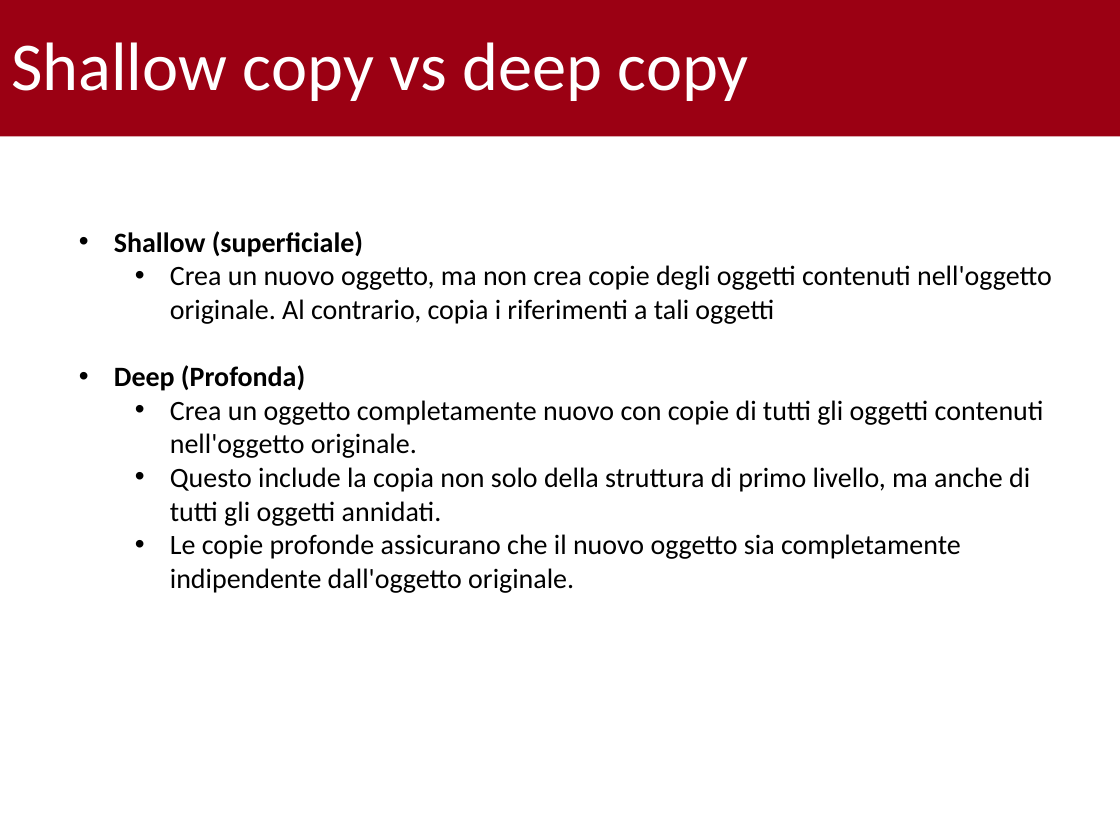
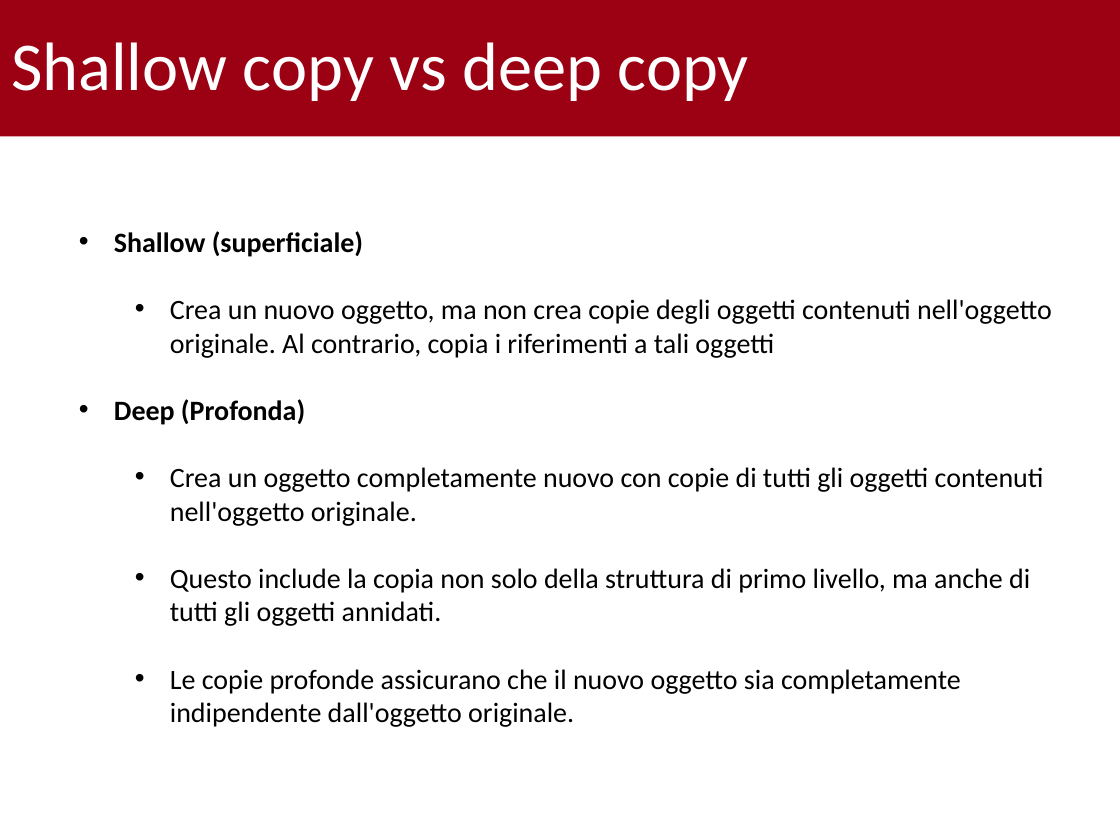
Before and after one commit to gabrielrovesti/Teaching-And-Tutoring, a slide deck: slide 11 of UniPD/Tutor Didattico/P2 - Semestre 1/08-11/Tutorato 2.pptx. Drawn at 1120x840 pixels with LibreOffice and Linux fonts; fonts in the diff are those of the drawing; background and template pictures are left out. Boxes give left, top, right and bottom in pixels: in the first picture for what was removed or moved away, otherwise in the second. Text is boxed around its words. In the diff, an @@ line names an element or a change of style, - is before the commit and + after.

```diff
--- a/UniPD/Tutor Didattico/P2 - Semestre 1/08-11/Tutorato 2.pptx
+++ b/UniPD/Tutor Didattico/P2 - Semestre 1/08-11/Tutorato 2.pptx
@@ text "Shallow (superficiale)" rewrapped from (x1=114, y1=231, x2=1052, y2=593) to (x1=114, y1=231, x2=1052, y2=727) @@
```
Also in this commit, not shown: 13 other slides changed, 3 slides added, 3 slides removed, 25 other files.
